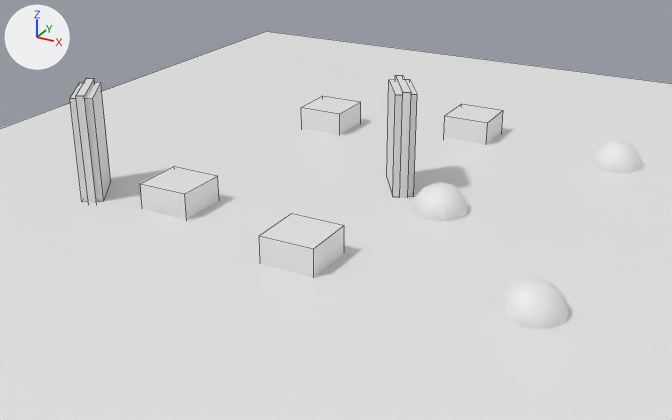
The Blender file scenes/basic_portals.blend, before and after one commit.
One viewpoint serves both versions: a camera (50 mm lens) standing at (13.0, -30.6, 13.7) and looking at (-2.0, -3.4, 0.1). The lights are fixed; the arrows at upper left show +X, +Y and +Z. Mesh edges are drawn as thin lines on the coarser meshes.
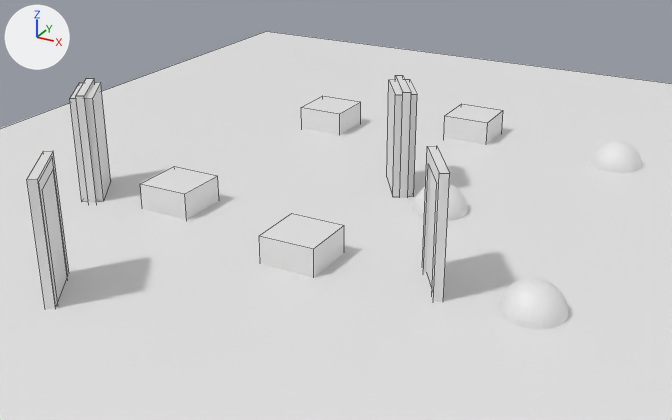
Changed parts and their boxes (x1, y1, x2, y2) in the pictures (672 x 420 px):
'Cube.007', added
    after: (27, 151, 69, 309)
'Cube.006', added
    after: (422, 146, 450, 302)
'Portal2', added
    after: (42, 170, 67, 301)
'Portal3', added
    after: (426, 171, 437, 288)

What the commit changed:
Mesh me_cube_007 is new.
It has 16 vertices, 12 faces and spans x -1.0..1.0, y -1.0..1.0, z -1.0..1.0.
Mesh me_cube_006 is new.
It has 16 vertices, 12 faces and spans x -1.0..1.0, y -1.0..1.0, z -1.0..1.0.
Mesh me_portal3 is new.
It is a box spanning x -1.0..1.0, y -0.07..0.07, z -2.0..2.0.
Mesh me_portal2 is new.
It is a box spanning x -1.0..1.0, y -0.13..0.13, z -2.0..2.0.
Object 'Cube.007' (ob_cube_007) is new; it shows me_cube_007.
Its location is (-6.57, -12.66, 2.0).
Its rotation in degrees is (0, 0, -56).
Its scale is (1.13, 0.149, 2.12).
Object 'Cube.006' (ob_cube_006) is new; it shows me_cube_006.
Its location is (3.29, -6.75, 2.0).
Its rotation in degrees is (0, 0, -58).
Its scale is (1.13, 0.149, 2.12).
Object 'Portal3' (ob_portal3) is new; it shows me_portal3.
Its location is (3.29, -6.75, 1.99).
Its rotation in degrees is (0, 0, -58).
Object 'Portal2' (ob_portal2) is new; it shows me_portal2.
Its location is (-6.57, -12.66, 1.99).
Its rotation in degrees is (0, 0, -56).
